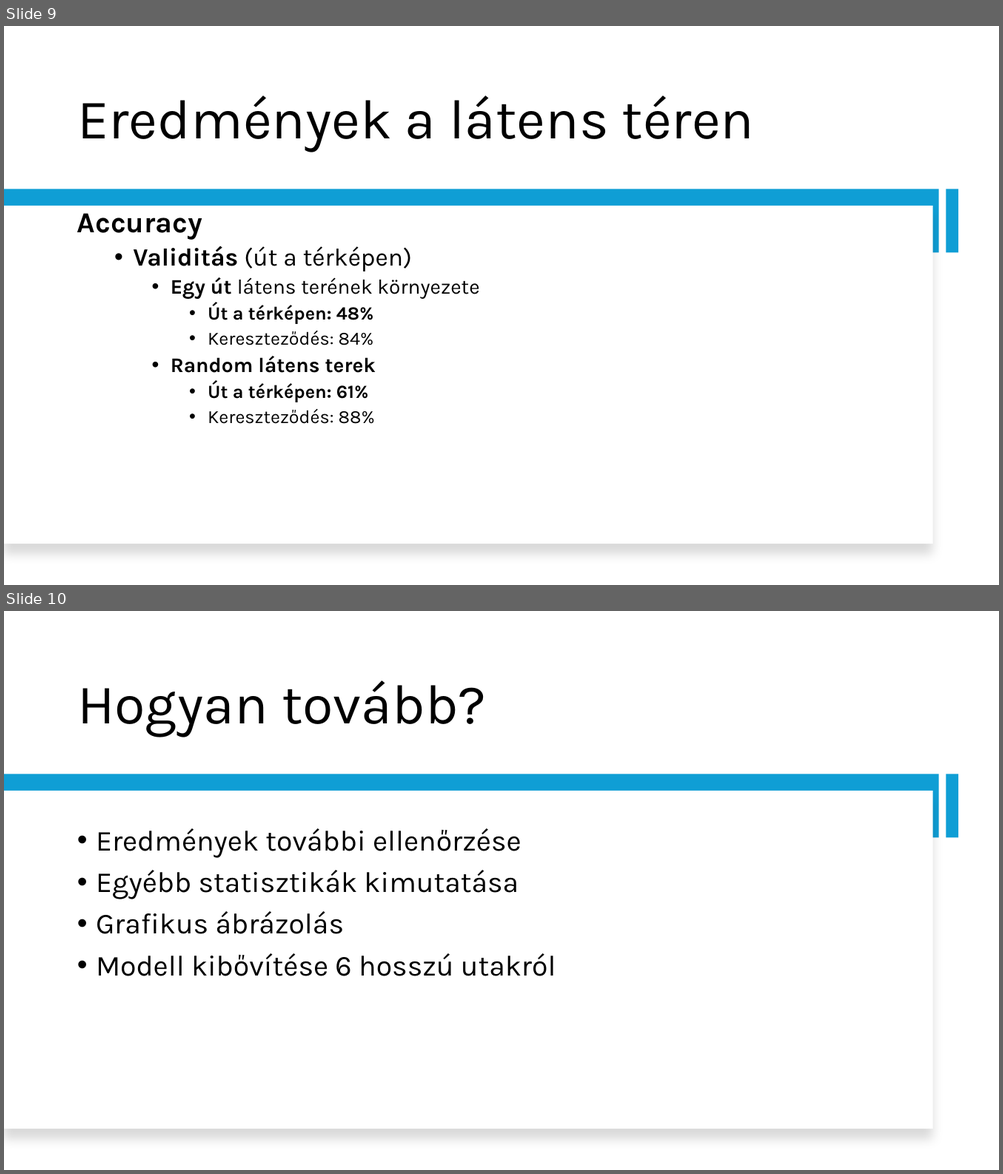
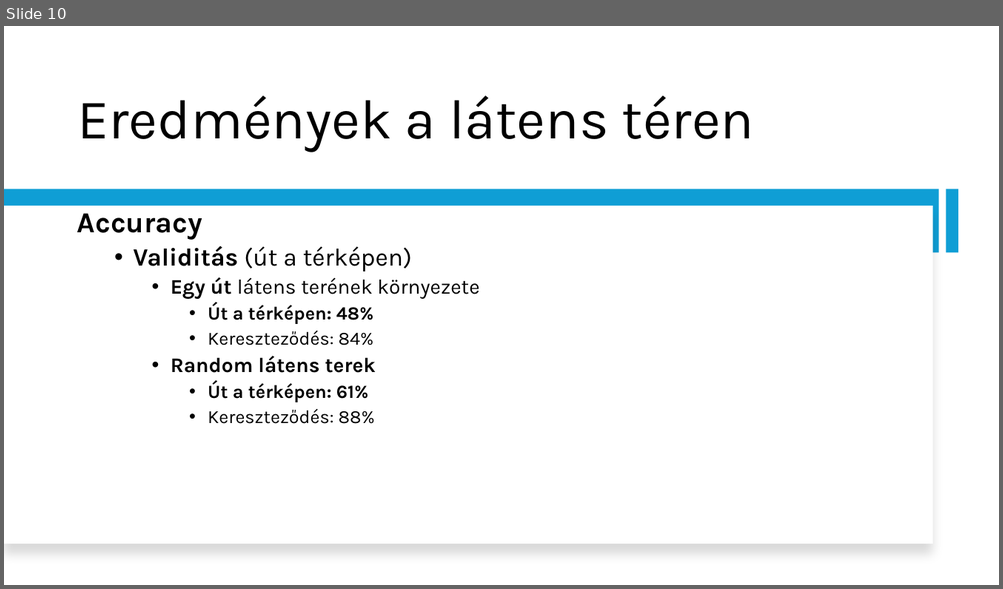
Before and after one commit to Matyiko/Dipterv, a slide deck: Gépjárműkövetés a mesterséges intelligencia módszereivel.pptx. Shown one above the other, each under a label of ours: slides 9 and 10 before the commit, slide 10 after it. The pictures are 1003x1174 and 1003x589 pixels, drawn with LibreOffice and Linux fonts; fonts in the diff are those of the drawing. Boxes give left, top, right and bottom in pixels: in the first picture for what was removed or moved away, otherwise in the second. Text is boxed around its words. In the diff, an @@ line names an element or a change of style, - is before the commit and + after.

```diff
--- a/Gépjárműkövetés a mesterséges intelligencia módszereivel.pptx
+++ b/Gépjárműkövetés a mesterséges intelligencia módszereivel.pptx
@@ slide 10 removed at (4, 611, 999, 1170), background #FFFFFF @@
@@ title removed at (77, 681, 486, 737) @@
-Hogyan tovább?
@@ rectangle removed at (4, 775, 939, 838) @@
@@ rectangle removed at (945, 775, 959, 838) @@
@@ rectangle removed at (4, 791, 933, 1130) @@
@@ text removed at (96, 829, 556, 977) @@
-• Eredmények további ellenőrzése
-• Egyébb statisztikák kimutatása
-• Grafikus ábrázolás
-• Modell kibővítése 6 hosszú utakról
@@ what was slide 9 is now slide 10 @@
```
Also in this commit, not shown: 4 slides changed, 13 slides added, 2 other slides removed, 10 other files.
